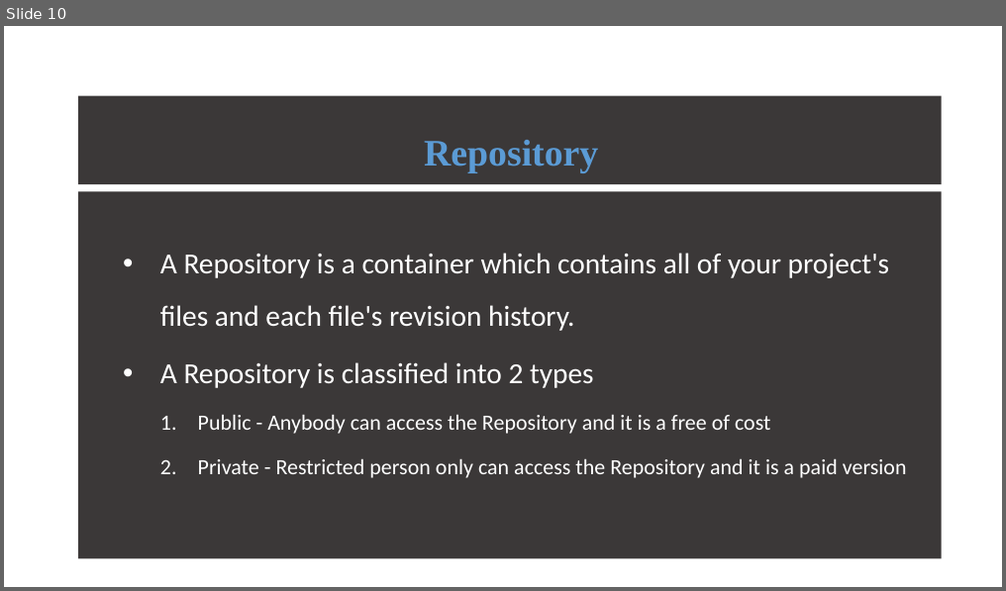
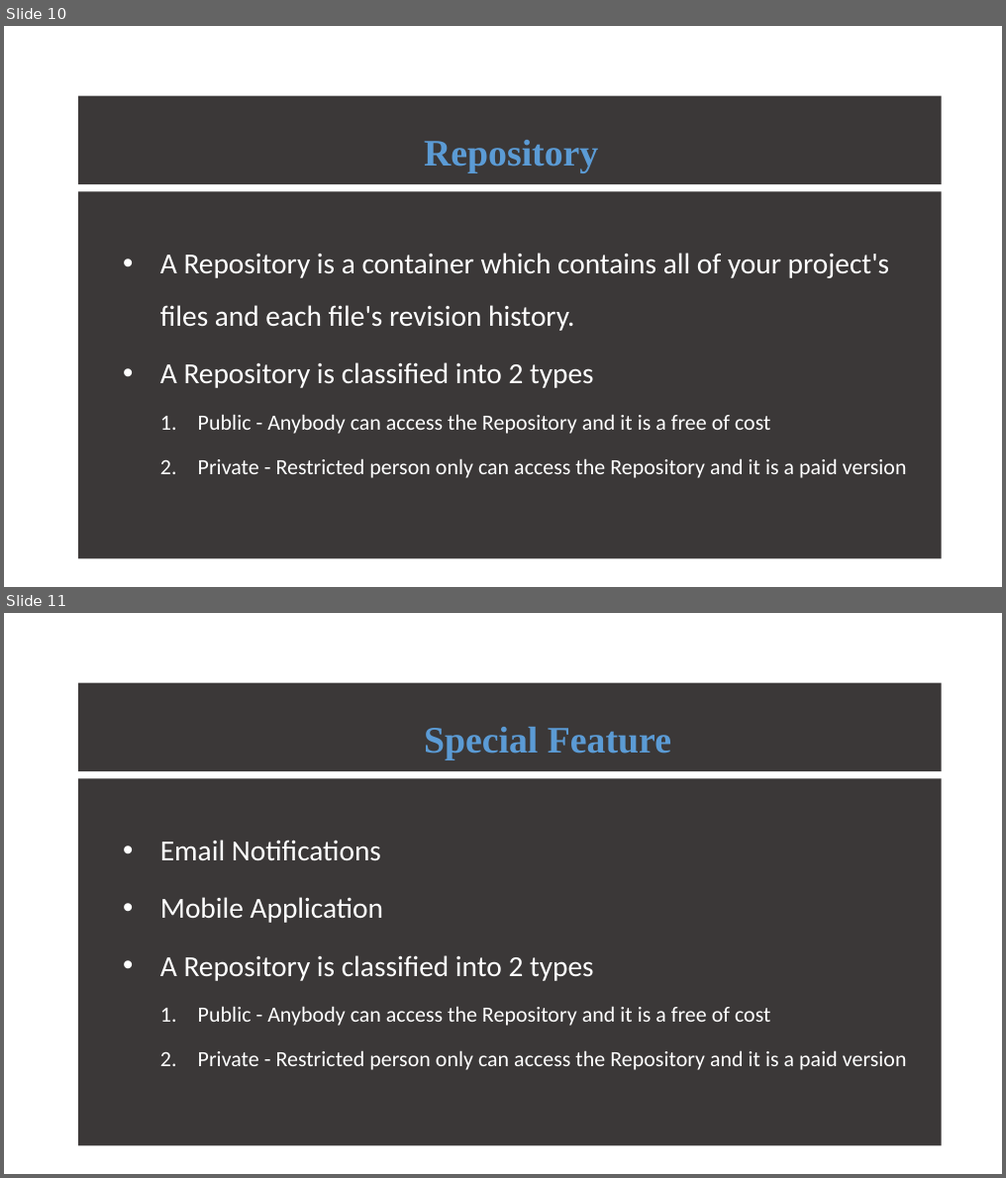
Before and after one commit to ATE186-Murali/PPT, a slide deck: GitHub.pptx. Shown one above the other, each under a label of ours: slide 10 before the commit, slides 10 and 11 after it. The pictures are 1006x591 and 1006x1178 pixels, drawn with LibreOffice and Linux fonts; fonts in the diff are those of the drawing. Boxes give left, top, right and bottom in pixels: in the first picture for what was removed or moved away, otherwise in the second. Text is boxed around its words. In the diff, an @@ line names an element or a change of style, - is before the commit and + after.

```diff
--- a/GitHub.pptx
+++ b/GitHub.pptx
@@ slide 11 added at bbox=[4, 613, 1002, 1174], background #FFFFFF @@
@@ rectangle added at bbox=[78, 683, 942, 771], fill #3B3838, 36 pt, text #5B9BD5, bold @@
+Special Feature
@@ subtitle added at bbox=[78, 779, 942, 1147], fill #3B3838, 20.9 pt, text #FFFFFF @@
+  • Email Notifications
+  • Mobile Application
+  • A Repository is classified into 2 types
+    1. Public - Anybody can access the Repository and it is a free of cost
+    2. Private - Restricted person only can access the Repository and it is a paid version
```
